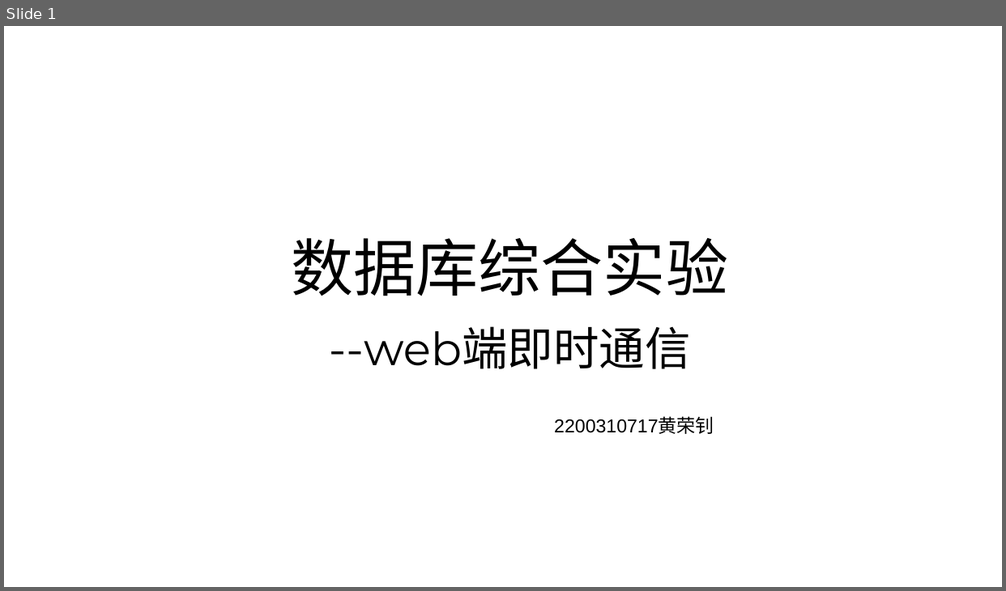
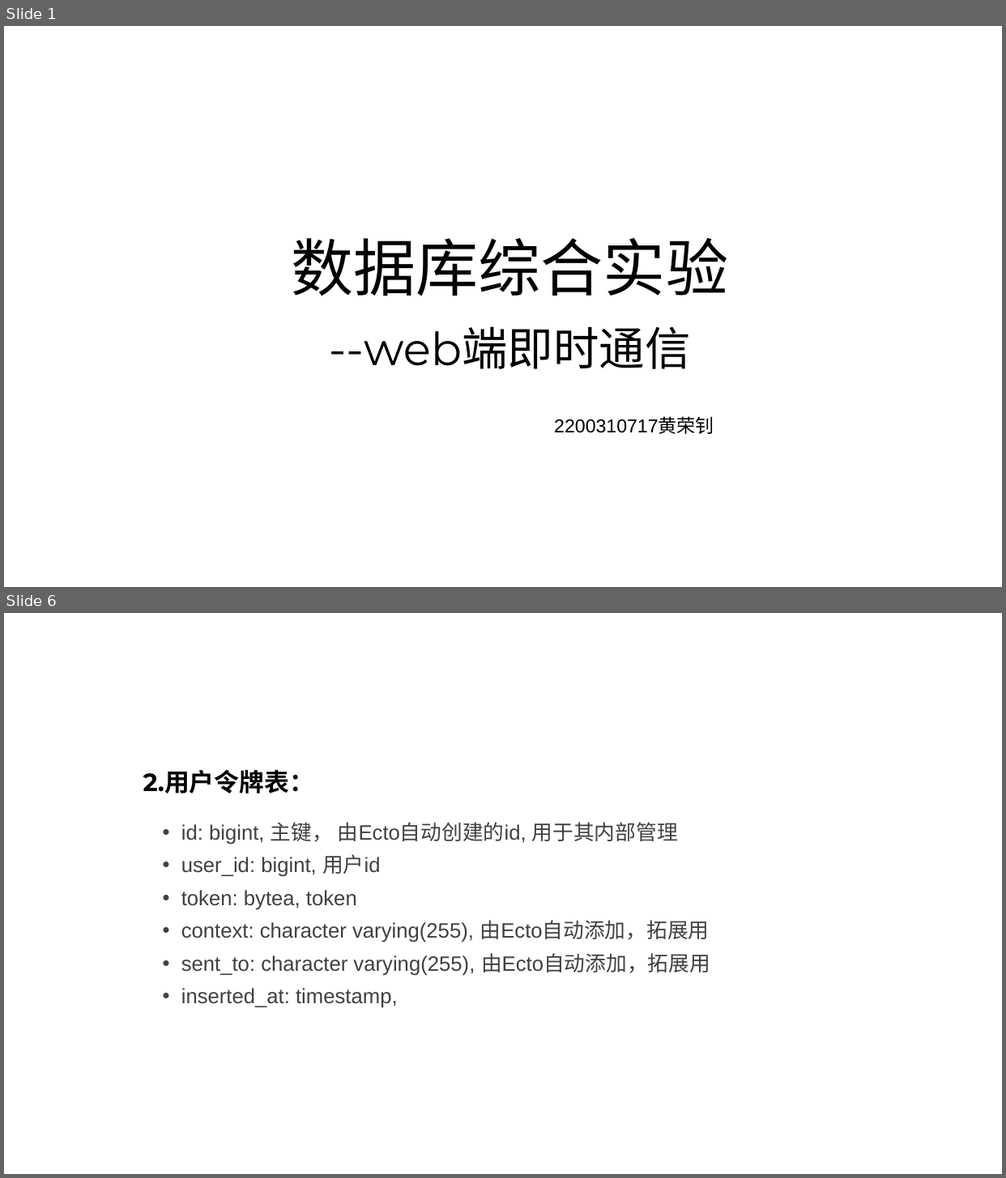
Before and after one commit to Finlifin/database_final, a slide deck: 数据库综合实验.pptx. Shown one above the other, each under a label of ours: slide 1 before the commit, slides 1 and 6 after it; the slides between them are not shown. The pictures are 1006x591 and 1006x1178 pixels, drawn with LibreOffice and Linux fonts; fonts in the diff are those of the drawing. Boxes give left, top, right and bottom in pixels: in the first picture for what was removed or moved away, otherwise in the second. Text is boxed around its words. In the diff, an @@ line names an element or a change of style, - is before the commit and + after.

```diff
--- a/数据库综合实验.pptx
+++ b/数据库综合实验.pptx
@@ slide 6 added at [4, 613, 1002, 1174], background #FFFFFF @@
@@ title added at [143, 769, 314, 794], 24 pt, text #000000, bold @@
+2.用户令牌表：
@@ text added at [181, 822, 710, 1008], 20 pt, text #404040 @@
+• id: bigint, 主键， 由Ecto自动创建的id, 用于其内部管理
+• user_id: bigint, 用户id
+• token: bytea, token
+• context: character varying(255), 由Ecto自动添加，拓展用
+• sent_to: character varying(255), 由Ecto自动添加，拓展用
+• inserted_at: timestamp,
```
Also in this commit, not shown: 2 slides changed, 8 other slides added, 5 other files.
